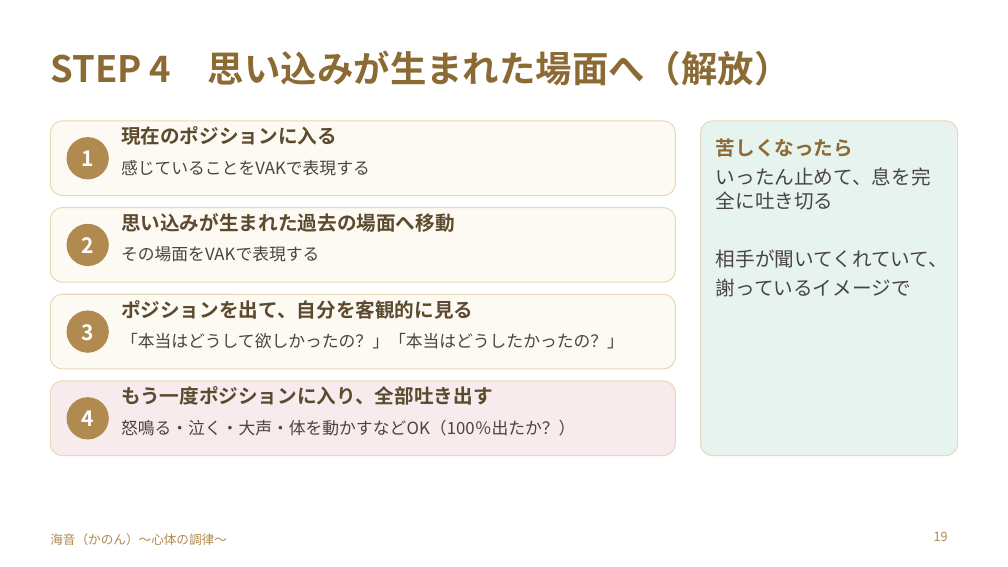
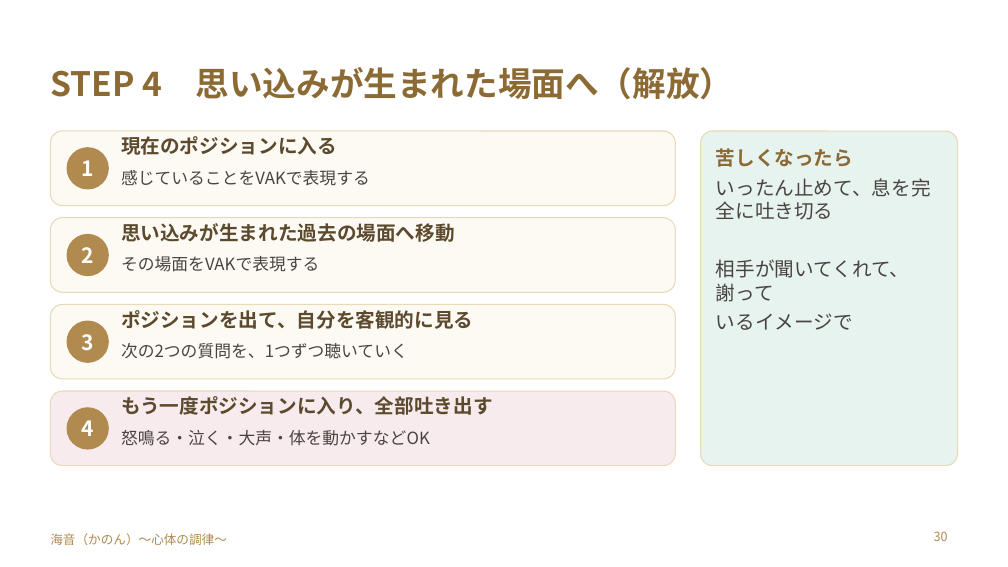
Before and after one commit to y-takahashi-cmd/MyBrain, a slide deck: slide 30 of 20_Projects/海音_心体の調律/単発/仁部あきえさん/20261028_仁部あきえさん_お金のブロック単発セッション.pptx (slide 19 before the commit). Drawn at 1008x567 pixels with LibreOffice and Linux fonts; fonts in the diff are those of the drawing. Boxes give left, top, right and bottom in pixels: in the first picture for what was removed or moved away, otherwise in the second. Text is boxed around its words. In the diff, an @@ line names an element or a change of style, - is before the commit and + after.

```diff
--- a/20_Projects/海音_心体の調律/単発/仁部あきえさん/20261028_仁部あきえさん_お金のブロック単発セッション.pptx
+++ b/20_Projects/海音_心体の調律/単発/仁部あきえさん/20261028_仁部あきえさん_お金のブロック単発セッション.pptx
@@ title "STEP 4 思い込みが生まれた場面へ（解放）": place and size @@
-title "STEP 4 思い込みが生まれた場面へ（解放）" at box(50, 50, 791, 86)
+title "STEP 4 思い込みが生まれた場面へ（解放）" at box(50, 67, 734, 100)
@@ title "STEP 4 思い込みが生まれた場面へ（解放）" at box(50, 67, 734, 100): size 26 to 24 pt @@
@@ text at box(716, 259, 910, 330): text changed @@
-相手が聞いてくれていて、
-謝っているイメージで
+相手が聞いてくれて、謝って
+いるイメージで
@@ text removed at box(121, 333, 624, 349) @@
-「本当はどうして欲しかったの？」「本当はどうしたかったの？」
@@ text added at box(121, 343, 408, 359), 12 pt, text #4A4440 @@
+次の2つの質問を、1つずつ聴いていく
@@ 11 texts, 5 rounded rectangles, 4 ellipses: place and size @@
-11 texts, 5 rounded rectangles, 4 ellipses at box(50, 121, 958, 456)
+11 texts, 5 rounded rectangles, 4 ellipses at box(50, 131, 958, 466)
@@ text at box(121, 430, 430, 446): text changed @@
-怒鳴る・泣く・大声・体を動かすなどOK（100％出たか？）
+怒鳴る・泣く・大声・体を動かすなどOK
@@ page number at box(934, 531, 948, 541): text changed @@
-19
+30
```
Also in this commit, not shown: 14 other slides changed, 25 slides added, 7 slides removed.
